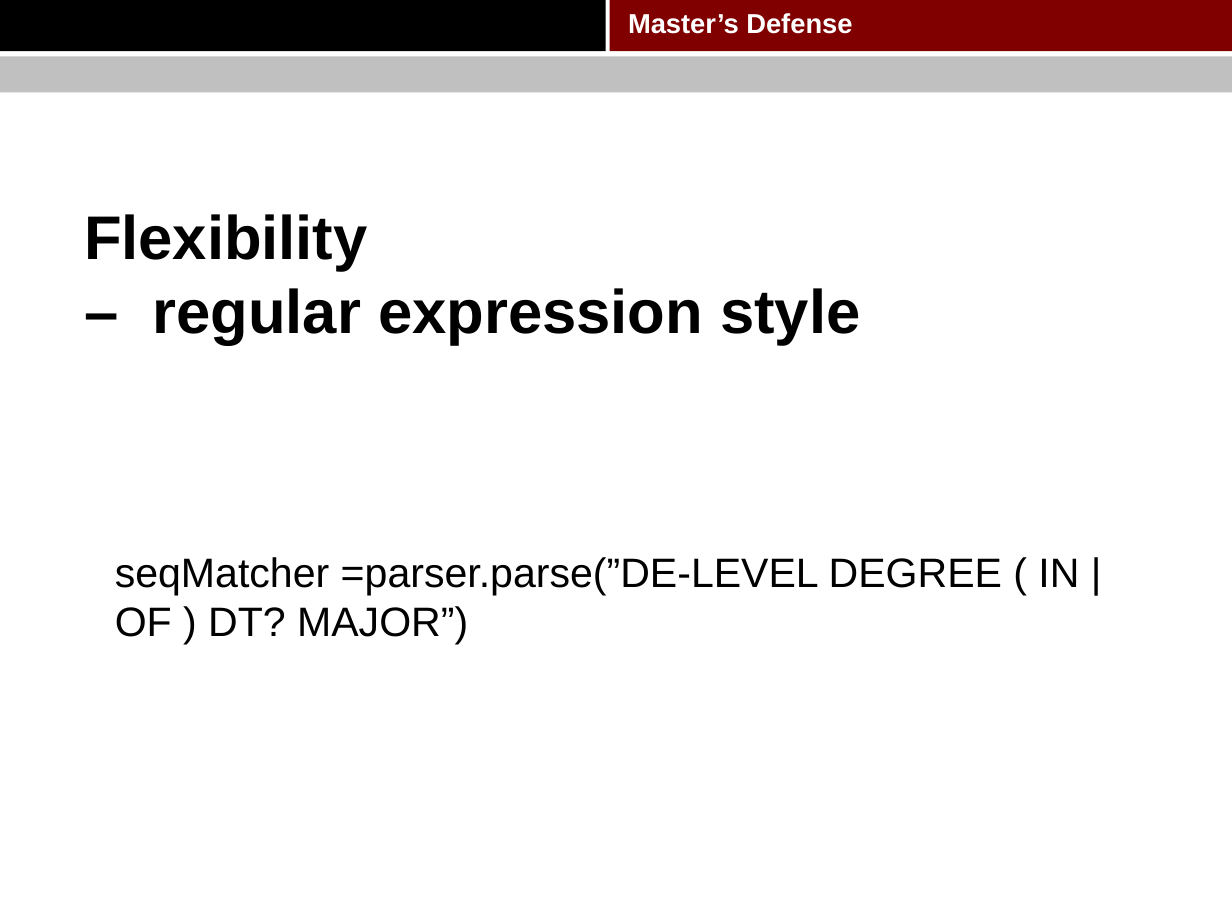
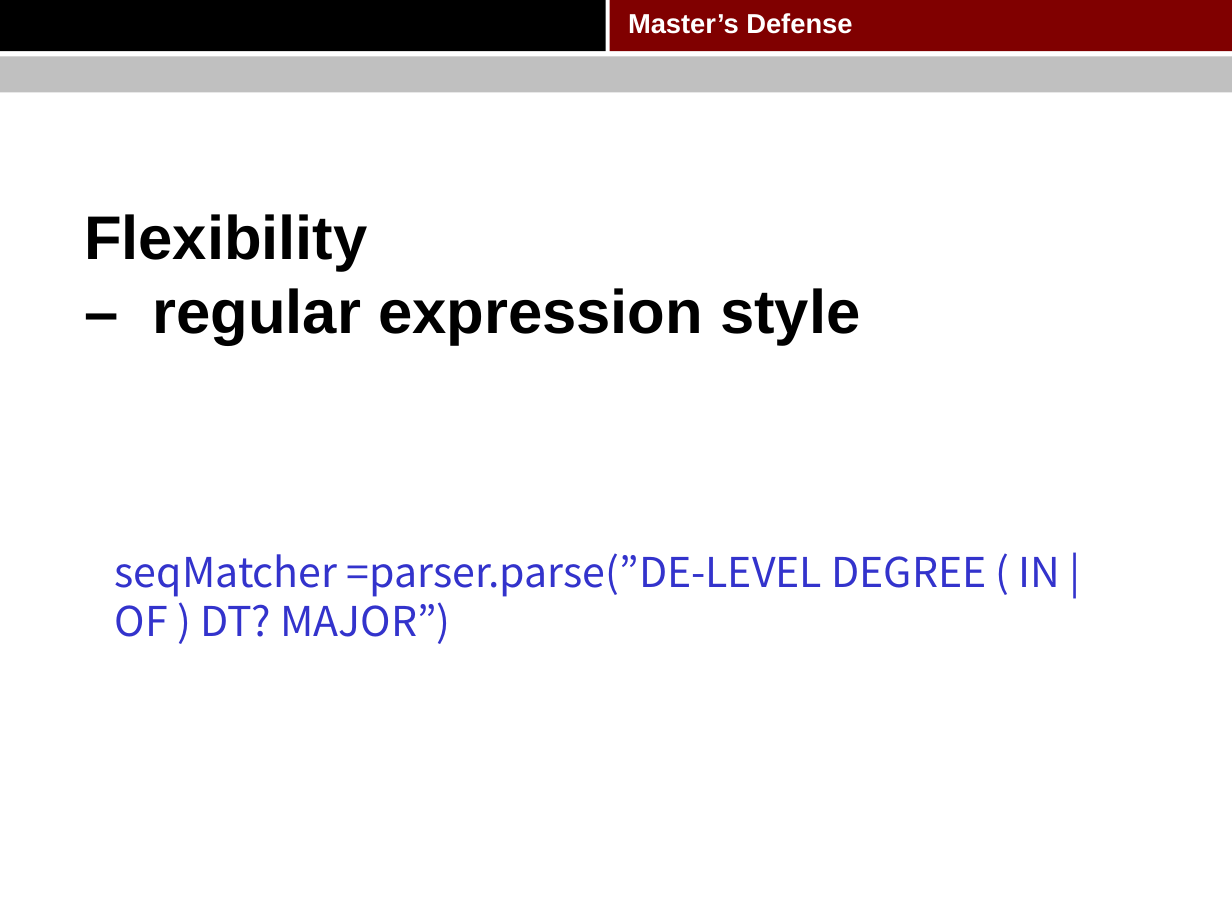
Before and after one commit to pkushiqiang/thesis, a slide deck: slide 38 of media/Master's thesis.pptx (slide 37 before the commit). Drawn at 1232x924 pixels with LibreOffice and Linux fonts; fonts in the diff are those of the drawing; background and template pictures are left out. Boxes give left, top, right and bottom in pixels: in the first picture for what was removed or moved away, otherwise in the second. Text is boxed around its words. In the diff, an @@ line names an element or a change of style, - is before the commit and + after.

```diff
--- a/media/Master's thesis.pptx
+++ b/media/Master's thesis.pptx
@@ text at box(115, 553, 1061, 644): font Arial to Noto Sans CJK JP, text colour #000000 to #3333CC in "seqMatcher =parser.parse(”DE-LEVEL DEGREE ( IN | OF ..." @@
```
Also in this commit, not shown: 9 other slides changed, 1 slide added, 1 slide removed.
